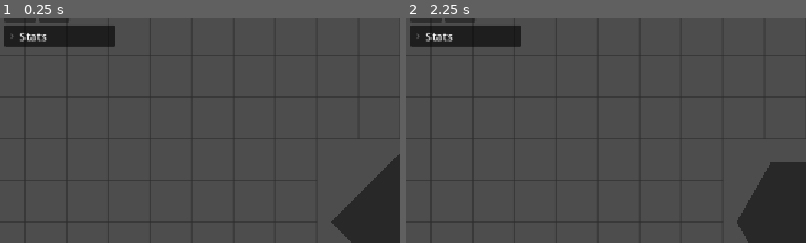
Above: before the commit, frames 1-2 (left to right).
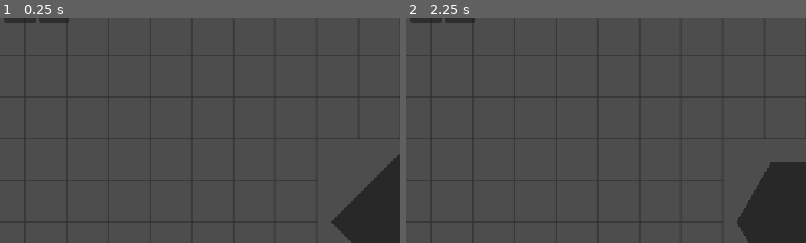
Above: after the commit, the same moments.

Repository: Szymii/game-systems
Game: Godot game, scene res://src/Systems/TreeGenerator/Tree_generator.tscn
The game is run twice, just before and just after one commit, with the same random seed, the same clock (stepped at 60 frames per second) and the same inputs.
Inputs:
- Up to frame 1 (0.25 s): no input
- Up to frame 2 (2.25 s): click "Add" at 0.5 s; click "Remove" at 1.25 s; click "Add" at 2 s
The pictures show only the part of the screen within x 0-50%, y 5-55%; the shares and areas given below are measured in that part.

The runs differ from the first frame. In frame 1, 2.5% of the frame differs, in the area x 1-29%, y 3-13%; in frame 2, 2.5%.

Commit message:
Changing points texture

Diff:
--- /dev/null
+++ b/assets/tree/point_textures/blue.svg
@@ -0,0 +1,5 @@
+<svg width="64" height="64" viewBox="0 0 64 64" fill="none" xmlns="http://www.w3.org/2000/svg">
+<circle cx="32" cy="32" r="31.5" fill="#D9D9D9" stroke="black"/>
+<circle cx="32" cy="32" r="31.5" fill="#0F80DD" stroke="black"/>
+<path d="M32 47C29.2433 47 27 44.7567 27 42L27.0883 36.9117L22.03 37C19.2433 37 17 34.7567 17 32C17 29.2433 19.2433 27 22 27L27.0883 26.91L27 22.03C27 19.2433 29.2433 17 32 17C34.7567 17 37 19.2433 37 22L37.0917 26.91L42.03 27C44.7567 27 47 29.2433 47 32C47 34.7567 44.7567 37 42 37L37.0917 36.9117L37 42.03C37 44.7567 34.7567 47 32 47ZM30.3333 33.6667V42.03C30.3333 42.9183 31.0817 43.6667 32 43.6667C32.9183 43.6667 33.6667 42.9183 33.6667 42V33.6667H42.03C42.9183 33.6667 43.6667 32.9183 43.6667 32C43.6667 31.0817 42.9183 30.3333 42 30.3333H33.6667V22C33.6667 21.0517 32.9183 20.3333 32 20.3333C31.0817 20.3333 30.3333 21.0817 30.3333 22V30.3333H22C21.0517 30.3333 20.3333 31.0817 20.3333 32C20.3333 32.9183 21.0817 33.6667 22 33.6667H30.3333Z" fill="black"/>
+</svg>
--- /dev/null
+++ b/assets/tree/point_textures/empty.svg
@@ -0,0 +1,5 @@
+<svg width="64" height="64" viewBox="0 0 64 64" fill="none" xmlns="http://www.w3.org/2000/svg">
+<circle cx="32" cy="32" r="31.5" fill="#D9D9D9" stroke="black"/>
+<circle cx="32" cy="32" r="31.5" fill="#FEF8D8" stroke="black"/>
+<path d="M32 47C29.2433 47 27 44.7567 27 42L27.0883 36.9117L22.03 37C19.2433 37 17 34.7567 17 32C17 29.2433 19.2433 27 22 27L27.0883 26.91L27 22.03C27 19.2433 29.2433 17 32 17C34.7567 17 37 19.2433 37 22L37.0917 26.91L42.03 27C44.7567 27 47 29.2433 47 32C47 34.7567 44.7567 37 42 37L37.0917 36.9117L37 42.03C37 44.7567 34.7567 47 32 47ZM30.3333 33.6667V42.03C30.3333 42.9183 31.0817 43.6667 32 43.6667C32.9183 43.6667 33.6667 42.9183 33.6667 42V33.6667H42.03C42.9183 33.6667 43.6667 32.9183 43.6667 32C43.6667 31.0817 42.9183 30.3333 42 30.3333H33.6667V22C33.6667 21.0517 32.9183 20.3333 32 20.3333C31.0817 20.3333 30.3333 21.0817 30.3333 22V30.3333H22C21.0517 30.3333 20.3333 31.0817 20.3333 32C20.3333 32.9183 21.0817 33.6667 22 33.6667H30.3333Z" fill="black"/>
+</svg>
--- /dev/null
+++ b/assets/tree/point_textures/green.svg
@@ -0,0 +1,5 @@
+<svg width="64" height="64" viewBox="0 0 64 64" fill="none" xmlns="http://www.w3.org/2000/svg">
+<circle cx="32" cy="32" r="31.5" fill="#D9D9D9" stroke="black"/>
+<circle cx="32" cy="32" r="31.5" fill="#199F29" stroke="black"/>
+<path d="M32 47C29.2433 47 27 44.7567 27 42L27.0883 36.9117L22.03 37C19.2433 37 17 34.7567 17 32C17 29.2433 19.2433 27 22 27L27.0883 26.91L27 22.03C27 19.2433 29.2433 17 32 17C34.7567 17 37 19.2433 37 22L37.0917 26.91L42.03 27C44.7567 27 47 29.2433 47 32C47 34.7567 44.7567 37 42 37L37.0917 36.9117L37 42.03C37 44.7567 34.7567 47 32 47ZM30.3333 33.6667V42.03C30.3333 42.9183 31.0817 43.6667 32 43.6667C32.9183 43.6667 33.6667 42.9183 33.6667 42V33.6667H42.03C42.9183 33.6667 43.6667 32.9183 43.6667 32C43.6667 31.0817 42.9183 30.3333 42 30.3333H33.6667V22C33.6667 21.0517 32.9183 20.3333 32 20.3333C31.0817 20.3333 30.3333 21.0817 30.3333 22V30.3333H22C21.0517 30.3333 20.3333 31.0817 20.3333 32C20.3333 32.9183 21.0817 33.6667 22 33.6667H30.3333Z" fill="black"/>
+</svg>
--- /dev/null
+++ b/assets/tree/point_textures/purple.svg
@@ -0,0 +1,5 @@
+<svg width="64" height="64" viewBox="0 0 64 64" fill="none" xmlns="http://www.w3.org/2000/svg">
+<circle cx="32" cy="32" r="31.5" fill="#D9D9D9" stroke="black"/>
+<circle cx="32" cy="32" r="31.5" fill="#870CB1" stroke="black"/>
+<path d="M32 47C29.2433 47 27 44.7567 27 42L27.0883 36.9117L22.03 37C19.2433 37 17 34.7567 17 32C17 29.2433 19.2433 27 22 27L27.0883 26.91L27 22.03C27 19.2433 29.2433 17 32 17C34.7567 17 37 19.2433 37 22L37.0917 26.91L42.03 27C44.7567 27 47 29.2433 47 32C47 34.7567 44.7567 37 42 37L37.0917 36.9117L37 42.03C37 44.7567 34.7567 47 32 47ZM30.3333 33.6667V42.03C30.3333 42.9183 31.0817 43.6667 32 43.6667C32.9183 43.6667 33.6667 42.9183 33.6667 42V33.6667H42.03C42.9183 33.6667 43.6667 32.9183 43.6667 32C43.6667 31.0817 42.9183 30.3333 42 30.3333H33.6667V22C33.6667 21.0517 32.9183 20.3333 32 20.3333C31.0817 20.3333 30.3333 21.0817 30.3333 22V30.3333H22C21.0517 30.3333 20.3333 31.0817 20.3333 32C20.3333 32.9183 21.0817 33.6667 22 33.6667H30.3333Z" fill="black"/>
+</svg>
--- /dev/null
+++ b/assets/tree/point_textures/red.svg
@@ -0,0 +1,5 @@
+<svg width="64" height="64" viewBox="0 0 64 64" fill="none" xmlns="http://www.w3.org/2000/svg">
+<circle cx="32" cy="32" r="31.5" fill="#D9D9D9" stroke="black"/>
+<circle cx="32" cy="32" r="31.5" fill="#D72727" stroke="black"/>
+<path d="M32 47C29.2433 47 27 44.7567 27 42L27.0883 36.9117L22.03 37C19.2433 37 17 34.7567 17 32C17 29.2433 19.2433 27 22 27L27.0883 26.91L27 22.03C27 19.2433 29.2433 17 32 17C34.7567 17 37 19.2433 37 22L37.0917 26.91L42.03 27C44.7567 27 47 29.2433 47 32C47 34.7567 44.7567 37 42 37L37.0917 36.9117L37 42.03C37 44.7567 34.7567 47 32 47ZM30.3333 33.6667V42.03C30.3333 42.9183 31.0817 43.6667 32 43.6667C32.9183 43.6667 33.6667 42.9183 33.6667 42V33.6667H42.03C42.9183 33.6667 43.6667 32.9183 43.6667 32C43.6667 31.0817 42.9183 30.3333 42 30.3333H33.6667V22C33.6667 21.0517 32.9183 20.3333 32 20.3333C31.0817 20.3333 30.3333 21.0817 30.3333 22V30.3333H22C21.0517 30.3333 20.3333 31.0817 20.3333 32C20.3333 32.9183 21.0817 33.6667 22 33.6667H30.3333Z" fill="black"/>
+</svg>
--- a/src/Systems/TreeGenerator/Point/Point.tscn
+++ b/src/Systems/TreeGenerator/Point/Point.tscn
@@ -1,8 +1,6 @@
-[gd_scene load_steps=4 format=3 uid="uid://boy5ce3rc6a3n"]
+[gd_scene load_steps=3 format=3 uid="uid://boy5ce3rc6a3n"]
 
 [ext_resource type="Script" uid="uid://iamts81lemk8" path="res://src/Systems/TreeGenerator/Point/point.gd" id="1_xjywp"]
-
-[sub_resource type="CanvasTexture" id="CanvasTexture_xjywp"]
 
 [sub_resource type="CircleShape2D" id="CircleShape2D_thmsi"]
 resource_local_to_scene = true
@@ -12,8 +10,6 @@
 
 [node name="Sprite2D" type="Sprite2D" parent="."]
 unique_name_in_owner = true
-scale = Vector2(20, 20)
-texture = SubResource("CanvasTexture_xjywp")
 
 [node name="Area2D" type="Area2D" parent="."]
 
--- a/src/Systems/TreeGenerator/Point/point.gd
+++ b/src/Systems/TreeGenerator/Point/point.gd
@@ -1,12 +1,15 @@
 class_name Point
 extends Node2D
 
-@onready var sprite:Sprite2D = %Sprite2D
-@onready var collision:CollisionShape2D = %CollisionShape2D
+@onready var sprite: Sprite2D = %Sprite2D
+@onready var collision: CollisionShape2D = %CollisionShape2D
+const TEXTURE_DEFAULT_SIZE := 64.0
 var size: PointSize.POINT_SIZE = PointSize.POINT_SIZE.SM
+var texture_data: PointTextureData = PointTextureData.new("res://assets/tree/point_textures/empty.svg", "Empty")
 
 func _ready() -> void:
 	set_point_size(size)
+	set_point_texture(texture_data)
 
 func _on_area_2d_input_event(_viewport: Node, event: InputEvent, _shape_idx: int) -> void:
 	if event.is_action_pressed("interaction"):
@@ -19,15 +22,31 @@
 	size = new_size
 	match size:
 		PointSize.POINT_SIZE.SM:
-			sprite.scale = Vector2(20, 20)
 			shape.radius = 10
 		PointSize.POINT_SIZE.MD:
-			sprite.scale = Vector2(30, 30)
 			shape.radius = 15
 		PointSize.POINT_SIZE.LG:
-			sprite.scale = Vector2(50, 50)
 			shape.radius = 25
 
+	var target_diameter: float = get_collision_radius() * 2
+	var scale_factor: float = target_diameter / TEXTURE_DEFAULT_SIZE
+	sprite.scale = Vector2(scale_factor, scale_factor)
+
+func set_point_texture(_texture_data: PointTextureData) -> void:
+	if _texture_data and sprite:
+		sprite.texture = _texture_data.texture
+		texture_data = _texture_data
+
+		var target_diameter: float = get_collision_radius() * 2
+		var scale_factor: float = target_diameter / TEXTURE_DEFAULT_SIZE
+		sprite.scale = Vector2(scale_factor, scale_factor)
+
+func get_texture_data() -> PointTextureData:
+	return texture_data
+
+func get_collision_radius() -> float:
+	var shape: CircleShape2D = collision.shape
+	return shape.radius
 
 func get_point_size() -> PointSize.POINT_SIZE:
 	return size
--- /dev/null
+++ b/src/Systems/TreeGenerator/Point/point_composites.gd
@@ -0,0 +1,10 @@
+class_name PointComposites
+extends Resource
+
+var textures: Array[PointTextureData] = [
+	PointTextureData.new("res://assets/tree/point_textures/empty.svg", "Empty"),
+	PointTextureData.new("res://assets/tree/point_textures/red.svg", "Red"),
+	PointTextureData.new("res://assets/tree/point_textures/green.svg", "Green"),
+	PointTextureData.new("res://assets/tree/point_textures/blue.svg", "Blue"),
+	PointTextureData.new("res://assets/tree/point_textures/purple.svg", "Purple")
+]
--- /dev/null
+++ b/src/Systems/TreeGenerator/Point/point_composites_resource.tres
@@ -0,0 +1,12 @@
+[gd_resource type="Resource" script_class="PointComposits" load_steps=6 format=3 uid="uid://bwtxeuiqoi46f"]
+
+[ext_resource type="Script" uid="uid://bb73w5o4n5v3j" path="res://src/Systems/TreeGenerator/Point/point_composites.gd" id="1_tgg1e"]
+[ext_resource type="Texture2D" uid="uid://chtsbvtmempjg" path="res://assets/tree/point_textures/blue.svg" id="2_clybi"]
+[ext_resource type="Texture2D" uid="uid://d38jb0nfm2r7m" path="res://assets/tree/point_textures/green.svg" id="3_p7o7g"]
+[ext_resource type="Texture2D" uid="uid://ccapxmabq3o3p" path="res://assets/tree/point_textures/purple.svg" id="4_te32d"]
+[ext_resource type="Texture2D" uid="uid://cce8vb3n8hg71" path="res://assets/tree/point_textures/red.svg" id="5_pa2a2"]
+
+[resource]
+script = ExtResource("1_tgg1e")
+textures = Array[Texture2D]([ExtResource("2_clybi"), ExtResource("3_p7o7g"), ExtResource("4_te32d"), ExtResource("5_pa2a2")])
+metadata/_custom_type_script = "uid://bb73w5o4n5v3j"
--- /dev/null
+++ b/src/Systems/TreeGenerator/Point/point_texture_data.gd
@@ -0,0 +1,14 @@
+class_name PointTextureData
+extends Resource
+
+var path: String
+var texture_name: String
+var texture: Texture2D
+
+func _init(_path: String, _texture_name: String) -> void:
+	path = _path
+	texture_name = _texture_name
+	if ResourceLoader.exists(_path):
+		texture = load(_path) as Texture2D
+	else:
+		push_error("Failed to load SVG: %s" % _path)
--- a/src/Systems/TreeGenerator/UI/UI.tscn
+++ b/src/Systems/TreeGenerator/UI/UI.tscn
@@ -1,10 +1,16 @@
-[gd_scene load_steps=6 format=3 uid="uid://bhrackjlny31i"]
+[gd_scene load_steps=9 format=3 uid="uid://bhrackjlny31i"]
 
 [ext_resource type="Script" uid="uid://cqkav6ccqnrmh" path="res://src/Systems/TreeGenerator/UI/add_btn.gd" id="1_7eean"]
 [ext_resource type="Script" uid="uid://ikf4wgpwn5si" path="res://src/Systems/TreeGenerator/UI/foldable_container.gd" id="1_wur1o"]
 [ext_resource type="Script" uid="uid://bkwngbcckcw1m" path="res://src/Systems/TreeGenerator/UI/remove_btn.gd" id="2_nvr3n"]
 [ext_resource type="Script" uid="uid://j676bpuiow8s" path="res://src/Systems/TreeGenerator/UI/properties_form.gd" id="4_6pu4w"]
 [ext_resource type="Script" uid="uid://bdtn4j7cx5ir8" path="res://src/Systems/TreeGenerator/UI/size_select.gd" id="4_r6hkt"]
+[ext_resource type="Script" uid="uid://drv1qote4rgxl" path="res://src/Systems/TreeGenerator/UI/texture_select.gd" id="6_et6xy"]
+[ext_resource type="Script" uid="uid://bb73w5o4n5v3j" path="res://src/Systems/TreeGenerator/Point/point_composites.gd" id="7_tlnj7"]
+
+[sub_resource type="Resource" id="Resource_vq4fo"]
+script = ExtResource("7_tlnj7")
+metadata/_custom_type_script = "uid://bb73w5o4n5v3j"
 
 [node name="CanvasLayer" type="CanvasLayer"]
 
@@ -58,25 +64,6 @@
 layout_mode = 2
 size_flags_vertical = 3
 
-[node name="FoldableLeft" type="FoldableContainer" parent="MarginContainer/VBoxContainer/HBoxContainer"]
-custom_minimum_size = Vector2(160, 0)
-layout_mode = 2
-mouse_filter = 1
-folded = true
-title = "Stats"
-script = ExtResource("1_wur1o")
-
-[node name="MarginContainer" type="MarginContainer" parent="MarginContainer/VBoxContainer/HBoxContainer/FoldableLeft"]
-visible = false
-layout_mode = 2
-theme_override_constants/margin_left = 12
-theme_override_constants/margin_top = 8
-theme_override_constants/margin_right = 12
-theme_override_constants/margin_bottom = 8
-
-[node name="VBox" type="VBoxContainer" parent="MarginContainer/VBoxContainer/HBoxContainer/FoldableLeft/MarginContainer"]
-layout_mode = 2
-
 [node name="VSeparator" type="VSeparator" parent="MarginContainer/VBoxContainer/HBoxContainer"]
 modulate = Color(1, 1, 1, 0)
 layout_mode = 2
@@ -110,7 +97,15 @@
 layout_mode = 2
 script = ExtResource("4_r6hkt")
 
+[node name="Label2" type="Label" parent="MarginContainer/VBoxContainer/HBoxContainer/FoldableRight/MarginContainer2/VBox"]
+layout_mode = 2
+text = "Texture"
+
+[node name="TextureSelect" type="OptionButton" parent="MarginContainer/VBoxContainer/HBoxContainer/FoldableRight/MarginContainer2/VBox"]
+layout_mode = 2
+script = ExtResource("6_et6xy")
+texture_res = SubResource("Resource_vq4fo")
+
 [connection signal="pressed" from="MarginContainer/VBoxContainer/TopBar/Add" to="MarginContainer/VBoxContainer/TopBar/Add" method="_on_pressed"]
 [connection signal="pressed" from="MarginContainer/VBoxContainer/TopBar/Remove" to="MarginContainer/VBoxContainer/TopBar/Remove" method="_on_pressed"]
-[connection signal="folding_changed" from="MarginContainer/VBoxContainer/HBoxContainer/FoldableLeft" to="MarginContainer/VBoxContainer/HBoxContainer/FoldableLeft" method="_on_folding_changed"]
 [connection signal="folding_changed" from="MarginContainer/VBoxContainer/HBoxContainer/FoldableRight" to="MarginContainer/VBoxContainer/HBoxContainer/FoldableRight" method="_on_folding_changed"]
--- /dev/null
+++ b/src/Systems/TreeGenerator/UI/texture_select.gd
@@ -0,0 +1,40 @@
+extends OptionButton
+
+@export var texture_res: PointComposites
+
+func _ready() -> void:
+	if texture_res and texture_res.textures:
+		for i in texture_res.textures.size():
+			var tex := texture_res.textures[i]
+			var texture_name := tex.texture_name if tex.texture_name else "Texture %d" % i
+			var scaled_texture := _resize_texture(tex.texture, 16, 16)
+			add_icon_item(scaled_texture, texture_name, i)
+	item_selected.connect(_on_option_selected)
+	TreeGeneratorGlobals.point_selected_signal.connect(_on_point_selected)
+
+func _on_option_selected(index: int) -> void:
+	var selected_texture_data := texture_res.textures[index]
+	var selected_point := TreeGeneratorGlobals.get_selected_point()
+
+	if selected_point:
+		selected_point.set_point_texture(selected_texture_data)
+
+func _on_point_selected(point: Point) -> void:
+	var point_texture_data := point.get_texture_data()
+
+	var index := texture_res.textures.find_custom(
+		func(texture_data: PointTextureData) -> bool: return texture_data.texture_name == point_texture_data.texture_name
+	)
+
+	if index != -1:
+		select(index)
+
+func _resize_texture(texture: Texture2D, width: int, height: int) -> ImageTexture:
+	if not texture:
+		return null
+	var image := texture.get_image()
+	if not image:
+		return null
+	image.resize(width, height, Image.INTERPOLATE_BILINEAR)
+	var new_texture := ImageTexture.create_from_image(image)
+	return new_texture
Not shown, added: assets/tree/point_textures/blue.svg.import
Not shown, added: assets/tree/point_textures/empty.svg.import
Not shown, added: assets/tree/point_textures/green.svg.import
Not shown, added: assets/tree/point_textures/purple.svg.import
Not shown, added: assets/tree/point_textures/red.svg.import
Not shown, added: src/Systems/TreeGenerator/Point/point_composites.gd.uid
Not shown, added: src/Systems/TreeGenerator/Point/point_texture_data.gd.uid
Not shown, added: src/Systems/TreeGenerator/UI/texture_select.gd.uid
